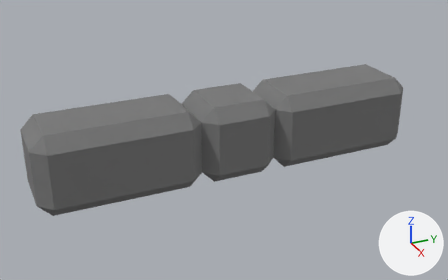
The glTF model objects/walls0c.glb: old version first, new version second.
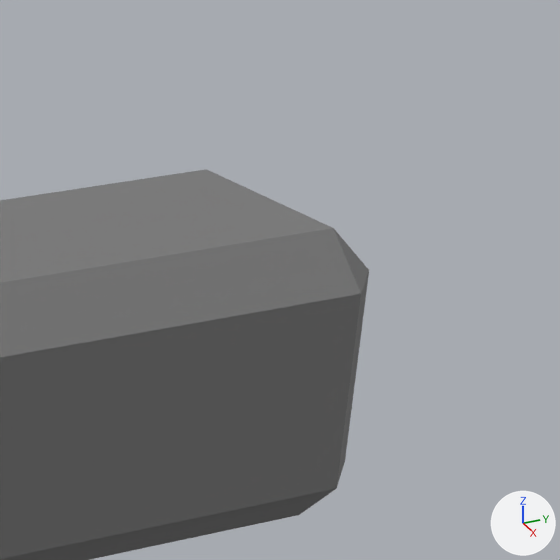
There are two pictures of each version: one whole from a camera (50 mm lens) standing at (1.738, -1.112, 1.046) and looking at (0.397, -0.509, 0.375), one close up on the part from 71% to 100% of the width and 9% to 55% of the height. Lighting does not change. The marker at lower right points along +X, +Y and +Z. Vertices at the same position are counted once.

Names of what the first close-up shows: 'walls0c'.
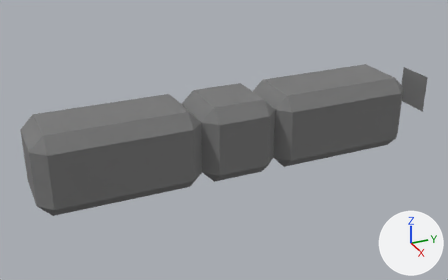
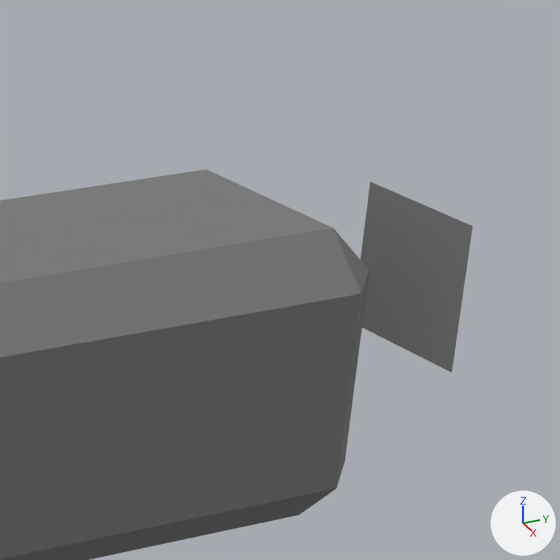
The change, as a diff of the scene's bpy script:
```diff
--- a/objects/walls0c.glb.py
+++ b/objects/walls0c.glb.py
@@ me_cube_009 @@
 me_cube_009.from_pydata(...)  # 68 vertices, 132 faces; spans x 0.3..0.5, y -1.0..0.0, z 0.3..0.5
 # used by ob_walls0c; location = (0.0, 0.0, 0.0)
 # verts and faces of me_cube_009; kept vertices keep their numbers, new ones are numbered from 68
+# me_cube_009 part 1
+verts[68] = (0.4, 0.05, 0.4)
+verts[69] = (0.5, 0.05, 0.5)  # pixel (472, 226)
+verts[70] = (0.4, 0.05, 0.5)  # pixel (370, 181)
+verts[71] = (0.5, 0.05, 0.4)  # pixel (451, 372)
+faces += [(68, 69, 70), (68, 71, 69)]
 me_cube_009.materials.append(mat_material_003)
```

What differs and where, as boxes (x1, y1, x2, y2) in the close-ups (560 x 560 px):
'walls0c', reshaped
    before: (0, 169, 369, 560)
    after: (0, 169, 473, 560)
part 1 of me_cube_009, added
    after: (360, 182, 473, 373)
